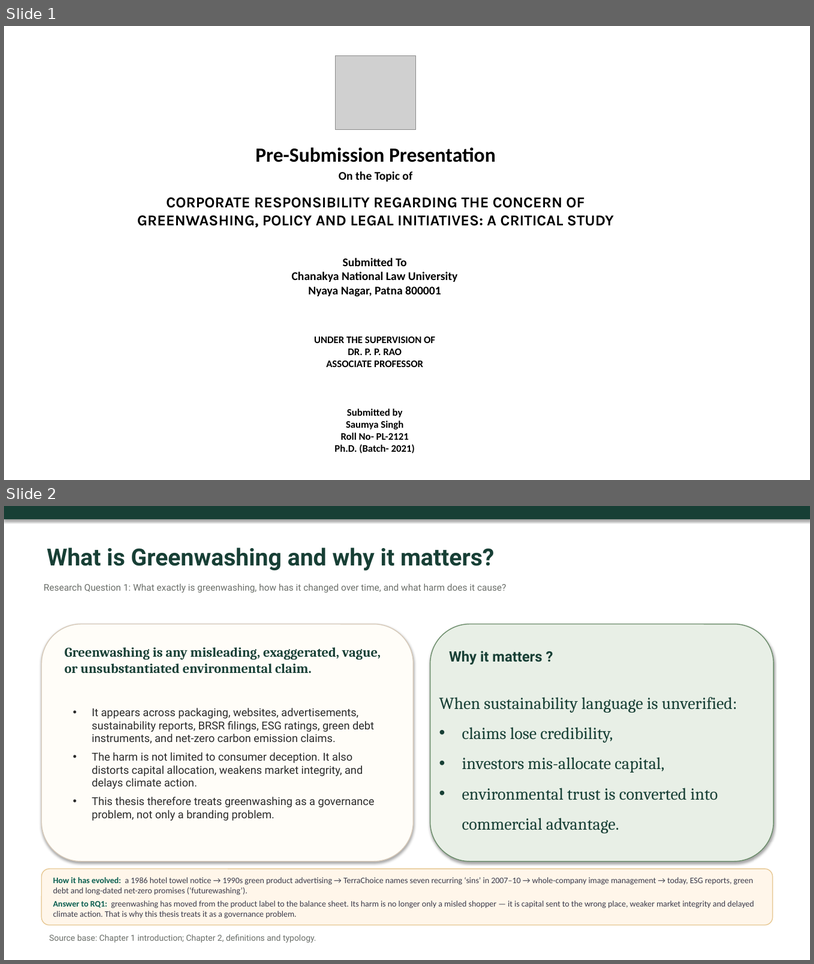
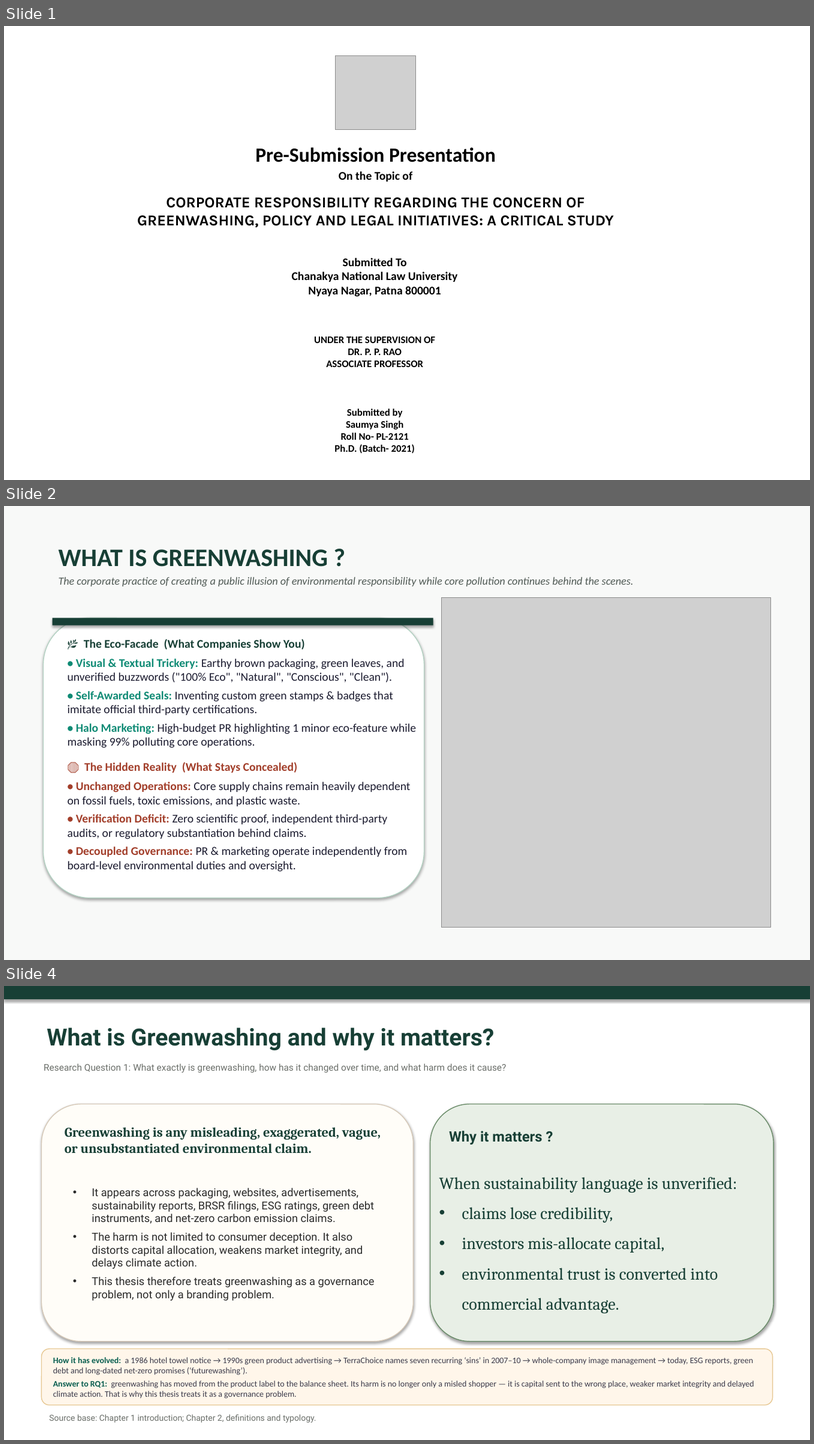
Before and after one commit to atul516/Final-VIva, a slide deck: Thesis Defence Presentation.pptx. Shown one above the other, each under a label of ours: slides 1 and 2 before the commit, slides 1, 2 and 4 after it; the slides between them are not shown. The pictures are 814x964 and 814x1444 pixels, drawn with LibreOffice and Linux fonts; fonts in the diff are those of the drawing; grey boxes stand for pictures. Boxes give left, top, right and bottom in pixels: in the first picture for what was removed or moved away, otherwise in the second. Text is boxed around its words. In the diff, an @@ line names an element or a change of style, - is before the commit and + after.

```diff
--- a/Thesis Defence Presentation.pptx
+++ b/Thesis Defence Presentation.pptx
@@ slide 2 added at [4, 506, 810, 960], background #FFFFFF @@
@@ rectangle added at [4, 506, 810, 960], fill #F8F9F8 @@
@@ text added at [59, 549, 328, 567], 30 pt, text #173F35, bold @@
+WHAT IS GREENWASHING ?
@@ text added at [59, 577, 634, 586], 13 pt, text #505A55, italic @@
+The corporate practice of creating a public illusion of environmental responsibility while core pollution continues behind the scenes.
@@ picture added at [442, 598, 771, 927] @@
@@ rounded rectangle added at [44, 618, 425, 897], fill #FFFFFF, outline #B4D2C3 1 pt @@
@@ rectangle added at [53, 618, 434, 625], fill #173F35 @@
@@ text added at [68, 639, 416, 871], 14 pt, text #1B1B2F @@
+🌿 The Eco-Facade (What Companies Show You)
+• Visual & Textual Trickery: Earthy brown packaging, green leaves, and unverified buzzwords ("100% Eco", "Natural", "Conscious", "Clean").
+• Self-Awarded Seals: Inventing custom green stamps & badges that imitate official third-party certifications.
+• Halo Marketing: High-budget PR highlighting 1 minor eco-feature while masking 99% polluting core operations.
+🛑 The Hidden Reality (What Stays Concealed)
+• Unchanged Operations: Core supply chains remain heavily dependent on fossil fuels, toxic emissions, and plastic waste.
+• Verification Deficit: Zero scientific proof, independent third-party audits, or regulatory substantiation behind claims.
+• Decoupled Governance: PR & marketing operate independently from board-level environmental duties and oversight.
@@ what was slide 2 is now slide 4 @@
```
Also in this commit, not shown: 1 other slide added, 1 other file.
